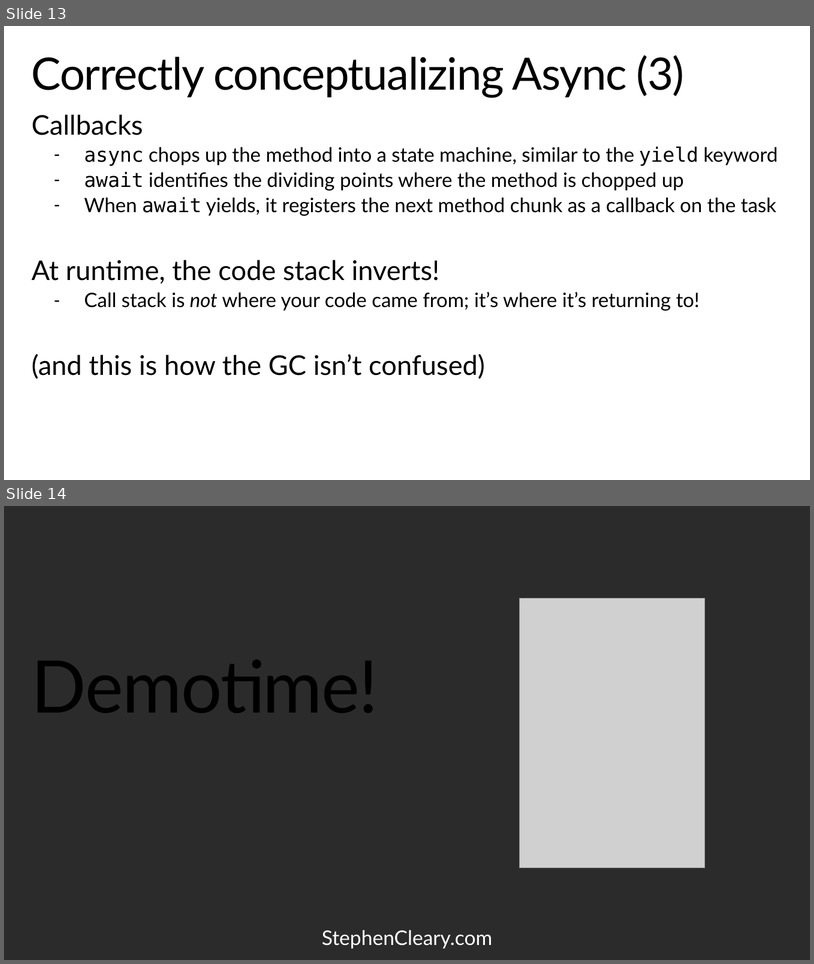
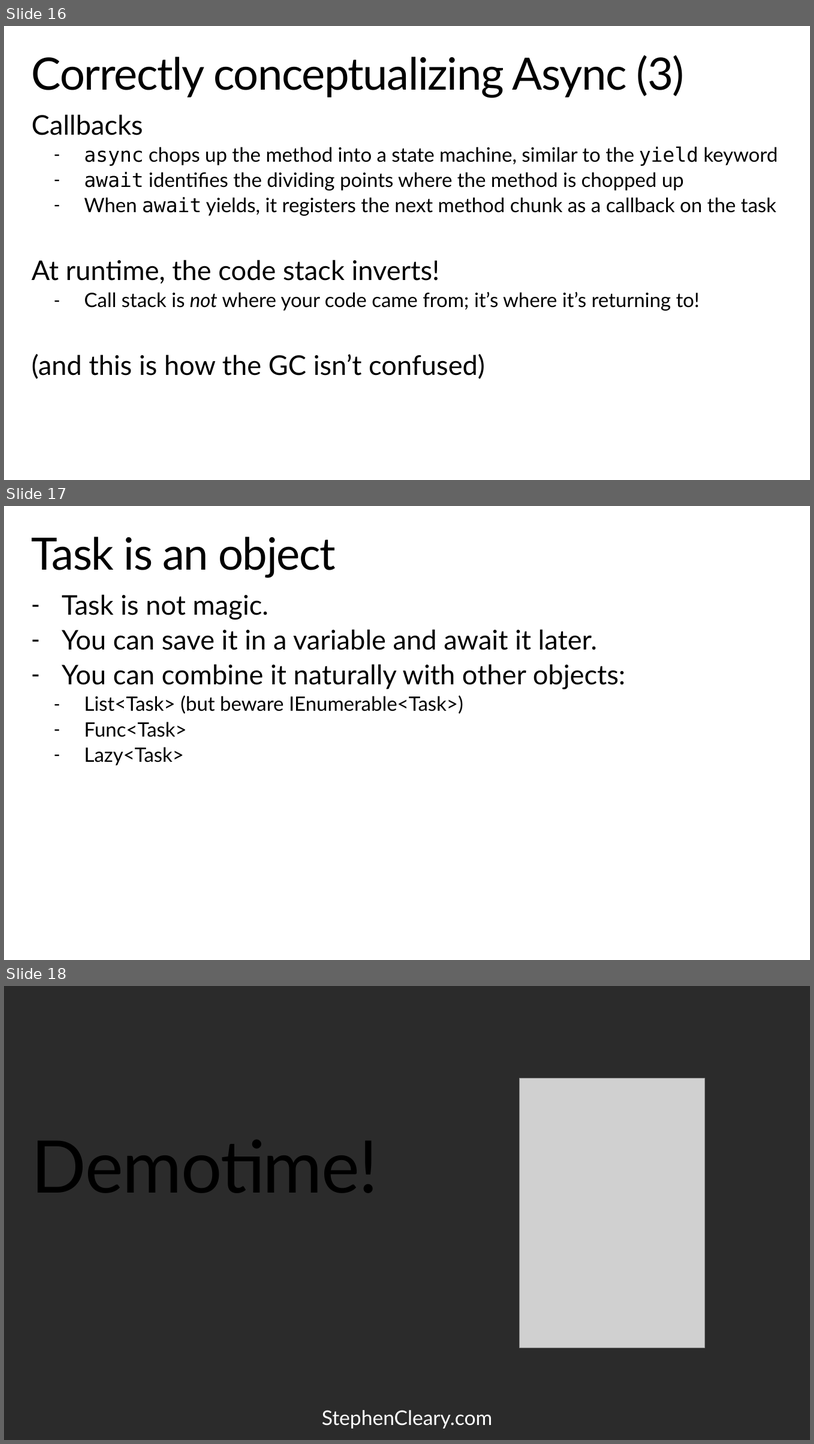
Before and after one commit to StephenCleary/Presentations, a slide deck: Async Pitfalls/Async Pitfalls.pptx. Shown one above the other, each under a label of ours: slides 13 and 14 before the commit, slides 16, 17 and 18 after it. The pictures are 814x964 and 814x1444 pixels, drawn with LibreOffice and Linux fonts; fonts in the diff are those of the drawing; grey boxes stand for pictures; background and template pictures are left out; a plain dark background stands for a picture behind light text. Boxes give left, top, right and bottom in pixels: in the first picture for what was removed or moved away, otherwise in the second. Text is boxed around its words. In the diff, an @@ line names an element or a change of style, - is before the commit and + after.

```diff
--- a/Async Pitfalls/Async Pitfalls.pptx
+++ b/Async Pitfalls/Async Pitfalls.pptx
@@ slide 17 added at <box>4,506,810,960</box>, background picture (left out); not listed: 1 template element that a slide beside it also shows @@
@@ title added at <box>32,537,335,578</box>, 52.9 pt, text #000000 @@
+Task is an object
@@ text added at <box>62,594,626,765</box>, 32.4 pt, text #000000 @@
+– Task is not magic.
+– You can save it in a variable and await it later.
+– You can combine it naturally with other objects:
+  – List<Task> (but beware IEnumerable<Task>)
+  – Func<Task>
+  – Lazy<Task>
@@ what was slide 13 is now slide 16 @@
@@ what was slide 14 is now slide 18 @@
```
Also in this commit, not shown: 6 slides changed, 7 other slides added, 3 slides removed, 1 other file.
